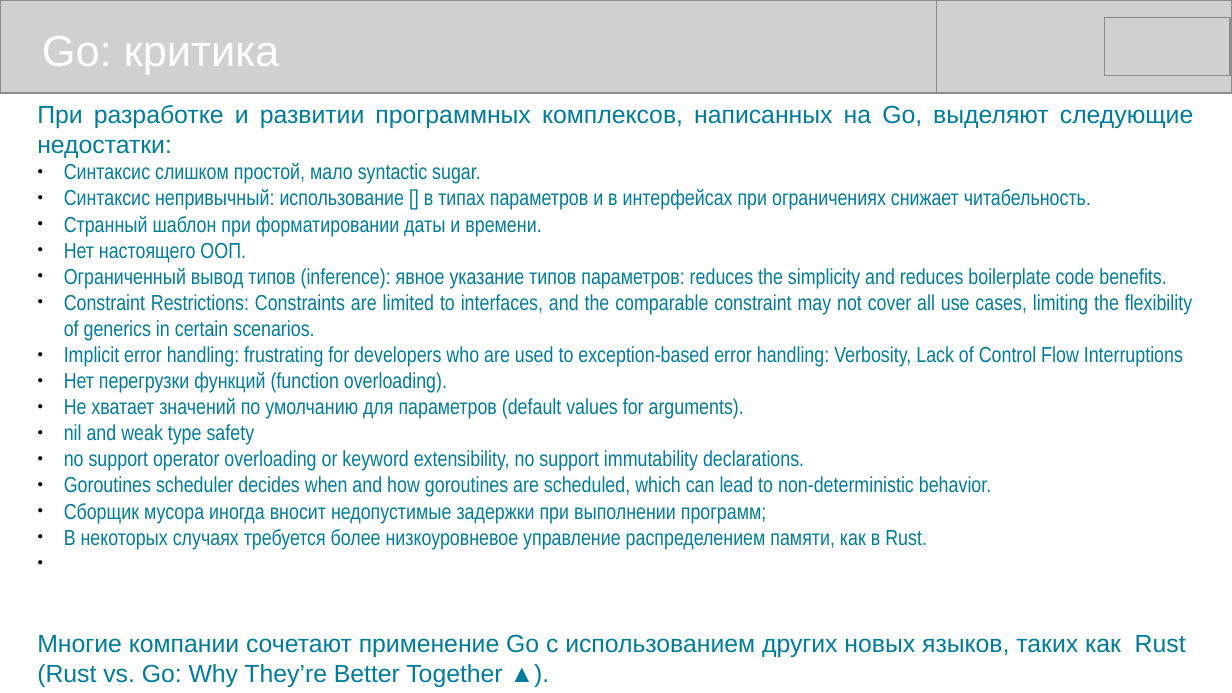
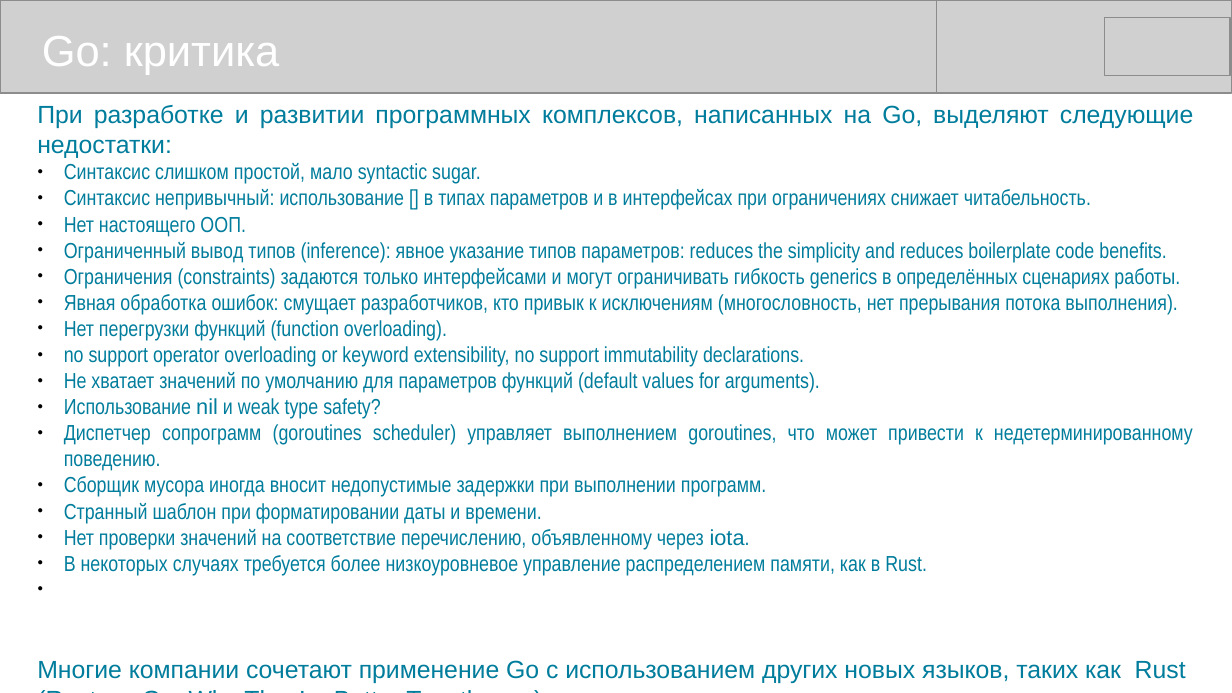
Before and after one commit to mike-shock/Go_language, a slide deck: slide 50 of Go_Review.odp (slide 51 before the commit). Drawn at 1232x693 pixels with LibreOffice and Linux fonts; fonts in the diff are those of the drawing; grey boxes stand for pictures. Boxes give left, top, right and bottom in pixels: in the first picture for what was removed or moved away, otherwise in the second. Text is boxed around its words. In the diff, an @@ line names an element or a change of style, - is before the commit and + after.

```diff
--- a/Go_Review.odp
+++ b/Go_Review.odp
@@ text at (64, 216, 541, 237): paragraph removed @@
-● Странный шаблон при форматировании даты и времени.
@@ text at (64, 268, 1180, 315): text changed @@
-● Constraint Restrictions: Constraints are limited to interfaces, and the comparable constraint may not cover all use cases, limiting the flexibility of generics in certain scenarios.
-● Implicit error handling: frustrating for developers who are used to exception-based error handling: Verbosity, Lack of Control Flow Interruptions
+● Ограничения (constraints) задаются только интерфейсами и могут ограничивать гибкость generics в определённых сценариях работы.
+● Явная обработка ошибок: смущает разработчиков, кто привык к исключениям (многословность, нет прерывания потока выполнения).
@@ text at (64, 372, 1193, 550): text changed @@
-● Goroutines scheduler decides when and how goroutines are scheduled, which can lead to non-deterministic behavior.
-● Сборщик мусора иногда вносит недопустимые задержки при выполнении программ;
+● Не хватает значений по умолчанию для параметров функций (default values for arguments).
+● Использование nil и weak type safety?
+● Диспетчер сопрограмм (goroutines scheduler) управляет выполнением goroutines, что может привести к недетерминированному поведению.
+● Сборщик мусора иногда вносит недопустимые задержки при выполнении программ.
+● Странный шаблон при форматировании даты и времени.
+● Нет проверки значений на соответствие перечислению, объявленному через iota.
@@ text at (64, 398, 744, 445): paragraphs removed @@
-● Не хватает значений по умолчанию для параметров (default values for arguments).
-● nil and weak type safety
```
Also in this commit, not shown: 16 other slides changed, 1 slide removed.
